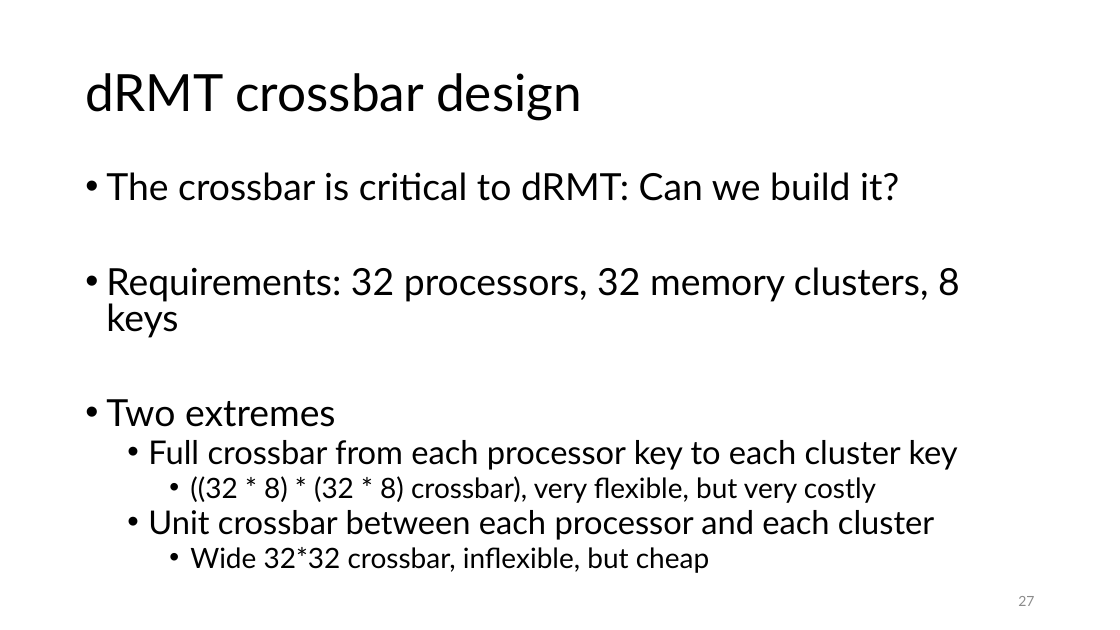
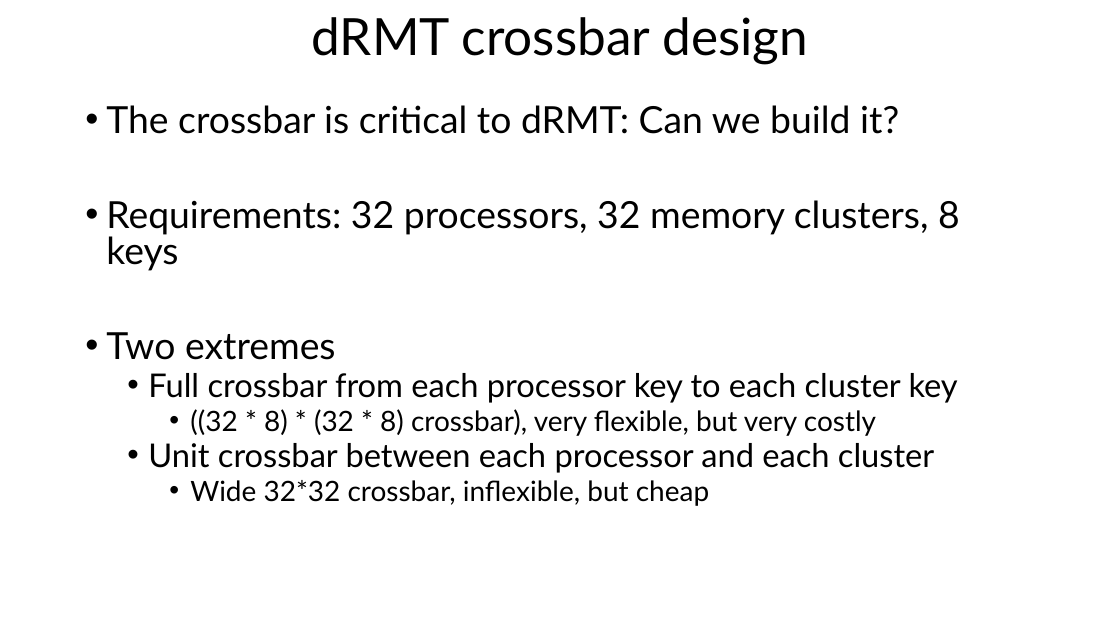
Before and after one commit to anirudhSK/drmt_talk, a slide deck: slide 25 of drmt_sigcomm.pptx (slide 27 before the commit). Drawn at 1120x630 pixels with LibreOffice and Linux fonts; fonts in the diff are those of the drawing. Boxes give left, top, right and bottom in pixels: in the first picture for what was removed or moved away, otherwise in the second. Text is boxed around its words. In the diff, an @@ line names an element or a change of style, - is before the commit and + after.

```diff
--- a/drmt_sigcomm.pptx
+++ b/drmt_sigcomm.pptx
@@ title "dRMT crossbar design": place and size @@
-title "dRMT crossbar design" at (85,73,582,120)
+title "dRMT crossbar design" at (311,17,808,65)
@@ title "dRMT crossbar design" at (311,17,808,65): alignment left to centre @@
@@ text "The crossbar is critical to ...": place and size @@
-text "The crossbar is critical to ..." at (106,172,960,573)
+text "The crossbar is critical to ..." at (106,105,960,506)
@@ page number removed at (1018,596,1034,606) @@
-27
```
Also in this commit, not shown: 34 other slides changed, 1 slide added, 2 slides removed.
